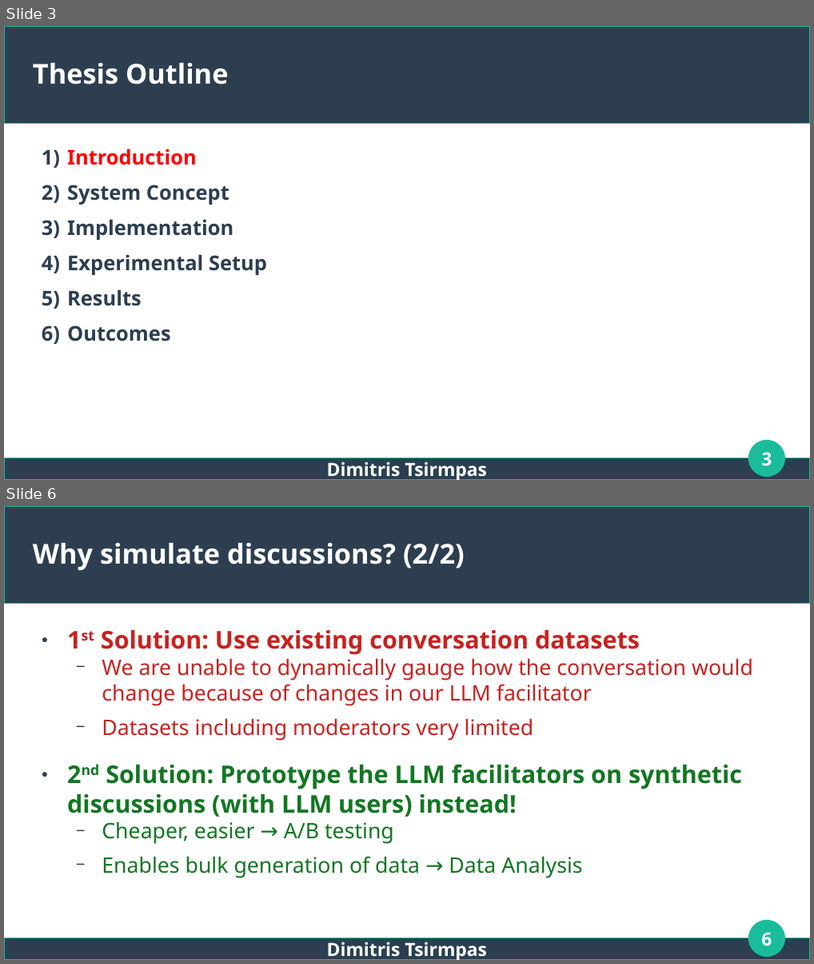
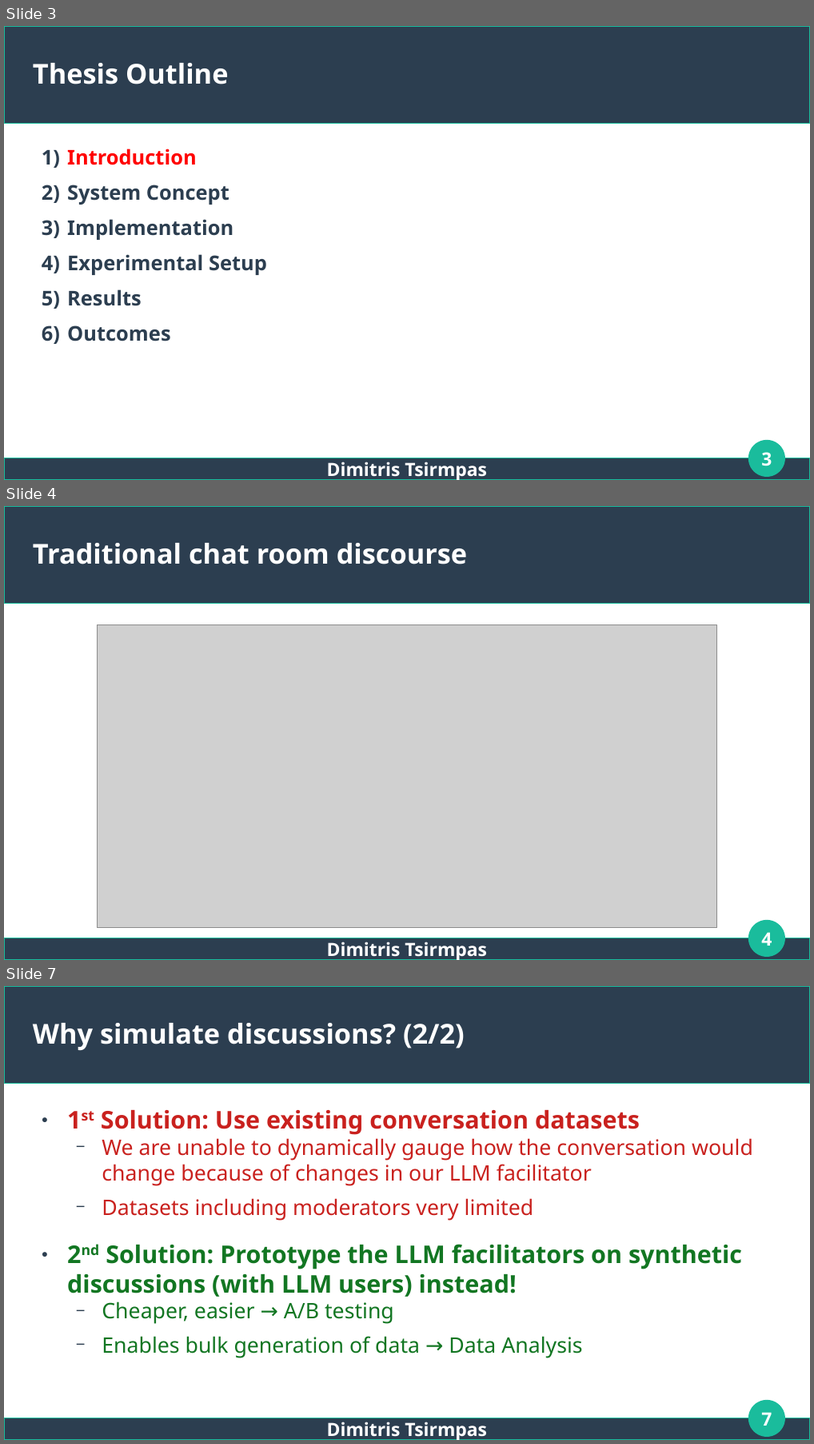
Before and after one commit to dimits-ts/llm_moderation_research, a slide deck: presentations/thesis.odp. Shown one above the other, each under a label of ours: slides 3 and 6 before the commit, slides 3, 4 and 7 after it; the slides between them are not shown. The pictures are 814x964 and 814x1444 pixels, drawn with LibreOffice and Linux fonts; fonts in the diff are those of the drawing; grey boxes stand for pictures. Boxes give left, top, right and bottom in pixels: in the first picture for what was removed or moved away, otherwise in the second. Text is boxed around its words. In the diff, an @@ line names an element or a change of style, - is before the commit and + after.

```diff
--- a/presentations/thesis.odp
+++ b/presentations/thesis.odp
@@ slide 4 added at (4, 506, 810, 960), background #FFFFFF; not listed: 3 template elements that a slide beside it also shows @@
@@ title added at (33, 543, 467, 564), 27 pt, text #FFFFFF, bold @@
+Traditional chat room discourse
@@ picture added at (98, 624, 718, 927) @@
@@ page number added at (762, 932, 772, 945), 18 pt, text #FFFFFF, bold @@
+4
@@ text added at (327, 941, 487, 960), 18 pt, text #FFFFFF, bold @@
+Dimitris Tsirmpas
@@ what was slide 6 is now slide 7 @@
@@ page number at (762, 1412, 772, 1425): text changed @@
-6
+7
```
Also in this commit, not shown: 6 slides changed, 1 other slide added.
